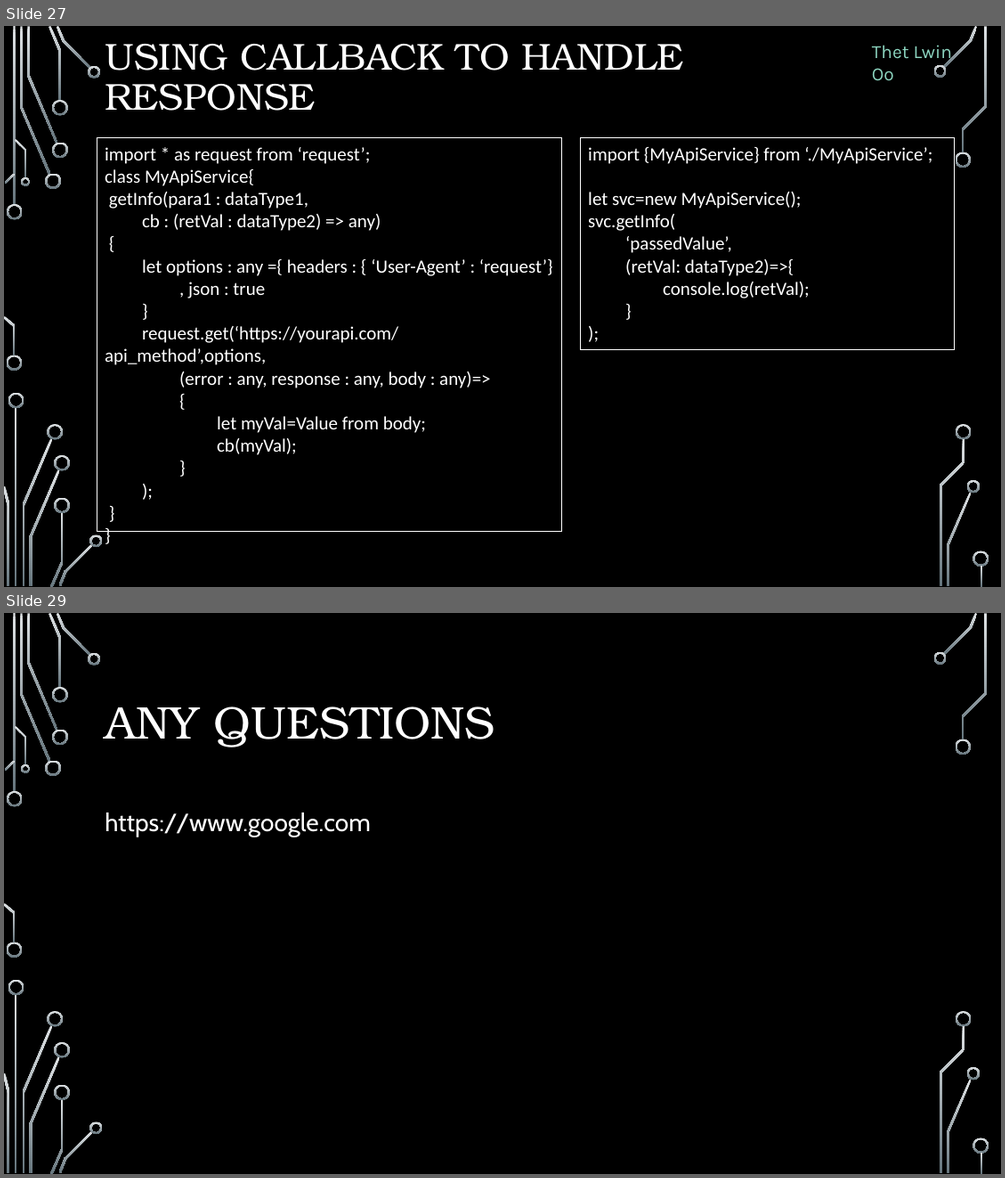
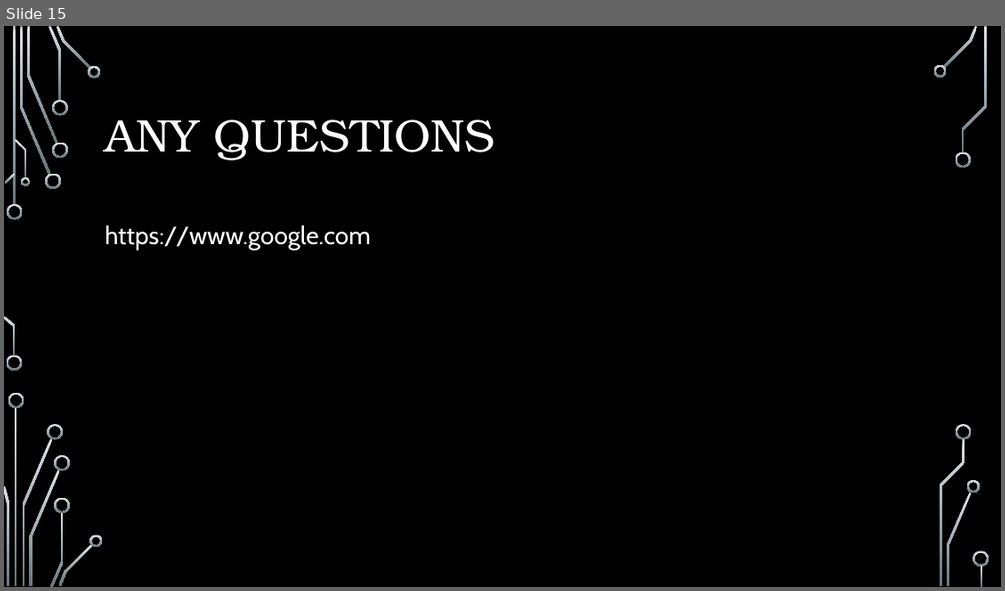
Before and after one commit to ThetLwinOoAam/AspNetMVCTPC1_Doc, a slide deck: AspNetWebApi.pptx. Shown one above the other, each under a label of ours: slides 27 and 29 before the commit, slide 15 after it; the slides between them are not shown. The pictures are 1005x1178 and 1005x591 pixels, drawn with LibreOffice and Linux fonts; fonts in the diff are those of the drawing; background and template pictures are left out. Boxes give left, top, right and bottom in pixels: in the first picture for what was removed or moved away, otherwise in the second. Text is boxed around its words. In the diff, an @@ line names an element or a change of style, - is before the commit and + after.

Commit message:
Latest slides for web api

```diff
--- a/AspNetWebApi.pptx
+++ b/AspNetWebApi.pptx
@@ slide 27 removed at box(4, 26, 1001, 587), background picture (left out); not listed: 36 template elements that a slide beside it also shows @@
@@ title removed at box(105, 44, 683, 111) @@
-USING CALLBACK TO HANDLE RESPONSE
@@ text removed at box(872, 45, 952, 81) @@
-Thet Lwin Oo
@@ rectangle removed at box(97, 138, 562, 531) @@
-import * as request from ‘request’;
-class MyApiService{
-getInfo(para1 : dataType1,
-cb : (retVal : dataType2) => any)
-{
-let options : any ={ headers : { ‘User-Agent’ : ‘request’}
-, json : true
-}
-request.get(‘https://yourapi.com/api_method’,options,
-(error : any, response : any, body : any)=>
-{
-let myVal=Value from body;
-cb(myVal);
-}
-);
-}
-}
@@ rectangle removed at box(581, 138, 955, 350) @@
-import {MyApiService} from ‘./MyApiService’;
-let svc=new MyApiService();
-svc.getInfo(
-‘passedValue’,
-(retVal: dataType2)=>{
-console.log(retVal);
-}
-);
@@ what was slide 29 is now slide 15 @@
```
Also in this commit, not shown: 2 slides added, 15 other slides removed.
